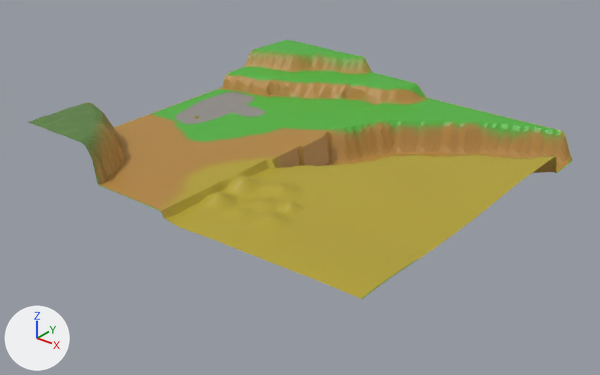
An edit to the glTF model SampleGame/resources/model/level/terrain/Terrain.gltf, drawn before and after from the same camera.
Rendered twice from a 50 mm lens placed at (121.2, -157.1, 91.8), pointed at (0.3, -6.1, -1.8). Lighting does not change. The marker at lower left points along +X, +Y and +Z. Vertices at the same position are counted once.

Names of what the first picture shows: 'Terrain'.
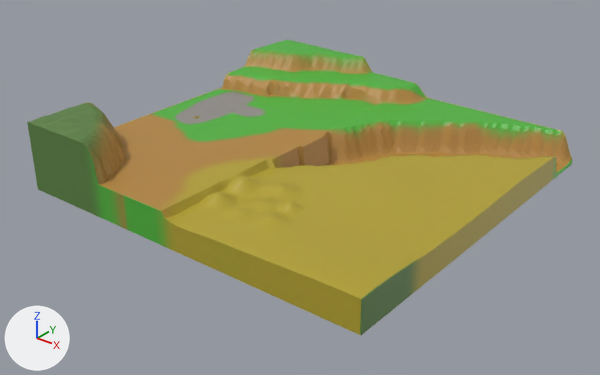
Pixel boxes (x1, y1, x2, y2) of what changed, in the pictures (600 x 375 px):
'Terrain', reshaped (14% taller): before (28, 40, 572, 299); after (27, 40, 573, 335)
part 1 of me_平面_001, added: after (27, 122, 573, 335)

What the commit changed:
me_平面_001 is used by ob_terrain; location (0.0, 0.0, 0.0).
me_平面_001 had 10766 vertices, 21134 faces and spanned x -50.0..50.0, y -50.0..50.0, z 0.0..17.9.
me_平面_001 now has 11162 vertices, 22320 faces and spans x -50.0..50.0, y -50.0..50.1, z -1.0..17.9.
me_平面_001 part 1: 396 vertices added at x -50.0..50.0, y -49.9..50.1, z -1.0.
